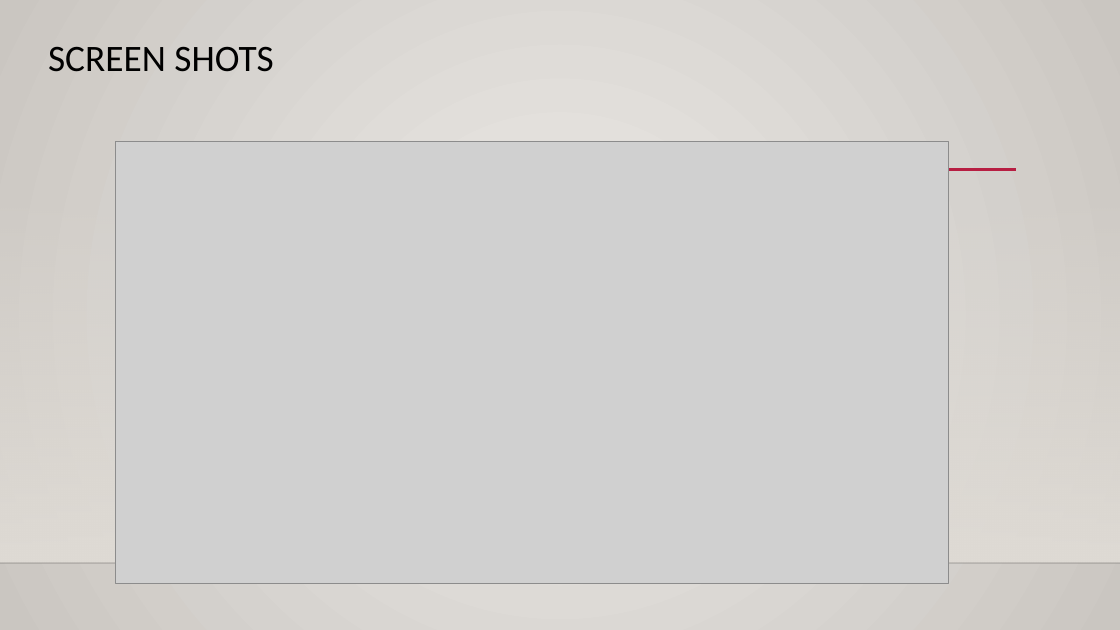
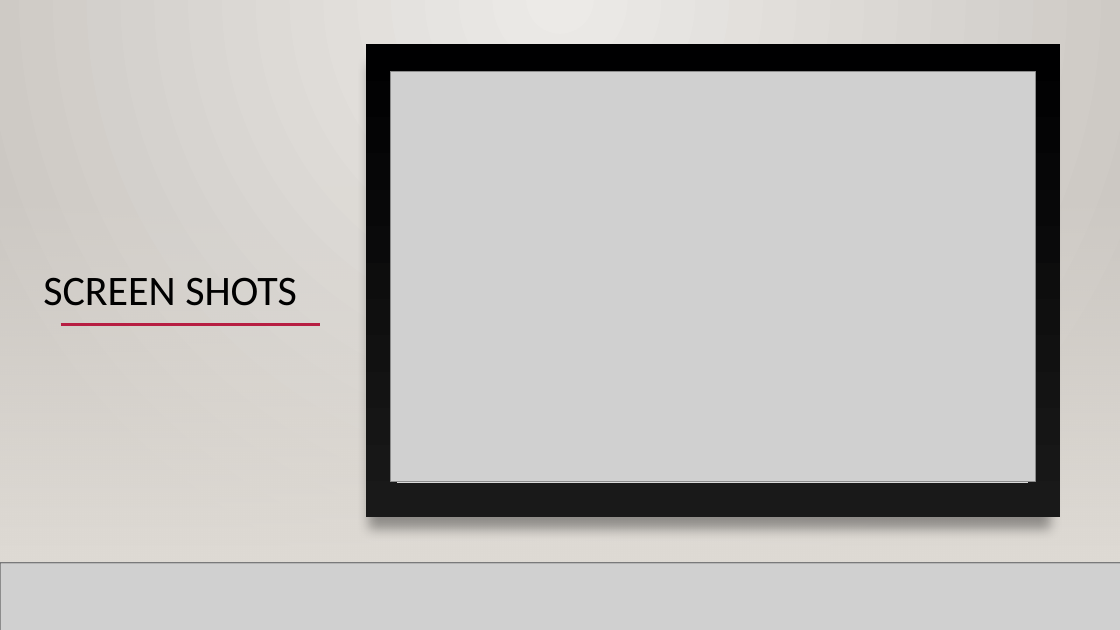
Before and after one commit to aukokyong/DSS, a slide deck: slide 18 of DSSpresentation.pptx. Drawn at 1120x630 pixels with LibreOffice and Linux fonts; fonts in the diff are those of the drawing; grey boxes stand for pictures; background and template pictures are left out. Boxes give left, top, right and bottom in pixels: in the first picture for what was removed or moved away, otherwise in the second. Text is boxed around its words. In the diff, an @@ line names an element or a change of style, - is before the commit and + after.

```diff
--- a/DSSpresentation.pptx
+++ b/DSSpresentation.pptx
@@ rectangle added at (0, 0, 1120, 630), fill gradient #ECEAE7 to #CAC7C1 @@
@@ rectangle added at (365, 45, 1060, 518), fill gradient #000001 to #191919 @@
@@ picture added at (390, 71, 1035, 481) @@
@@ rectangle added at (394, 75, 1031, 485), fill gradient #DADADA to #FFFFFE, outline #191919 4 pt @@
@@ title "SCREEN SHOTS": place and size @@
-title "SCREEN SHOTS" at (48, 46, 273, 72)
+title "SCREEN SHOTS" at (43, 277, 297, 306)
@@ title "SCREEN SHOTS" at (43, 277, 297, 306): size 32 to 36 pt; vertical alignment top to bottom @@
@@ picture removed at (115, 142, 948, 584) @@
@@ rectangle added at (0, 186, 1120, 563), fill gradient #DFDBD5 @@
@@ rectangle added at (0, 186, 1120, 563), fill gradient #DFDBD5 @@
@@ line added from (60, 324) to (320, 324), #B71E42 2.5 pt @@
@@ line added from (222, 324) to (1016, 324), #B71E42 2.5 pt @@
@@ line added from (0, 563) to (1120, 563), #000001 1 pt @@
@@ picture added at (0, 563, 1120, 630) @@
@@ line added from (0, 563) to (1120, 563), #000001 1 pt @@
```
Also in this commit, not shown: 2 other slides changed, 2 slides added, 1 slide removed.
